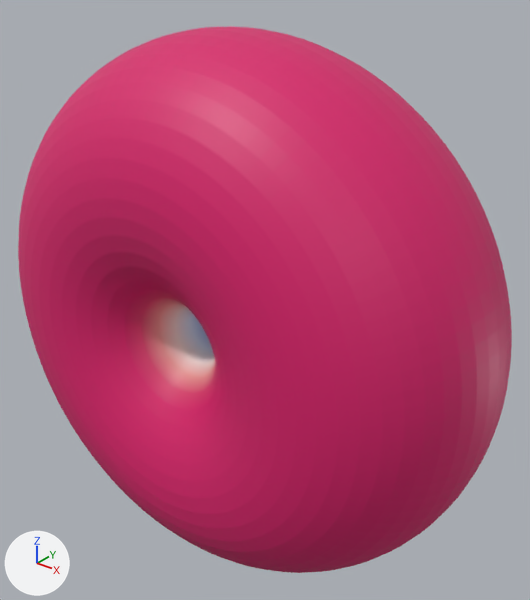
Renders of the glTF model assets/torus_grid_sweep/torus_R0_r8.glb from each side of a commit.
Rendered twice from a camera (50 mm lens) standing at (15.33, -17.68, 11.81) and looking at (0.6, 0.73, 0.4). Every picture has the same lights, and +X, +Y and +Z are marked at lower left. The first picture is the older version. Where no turn or scale is listed for an object, it has been applied to the vertices.

Names of what the first picture shows: 'geometry_0'.
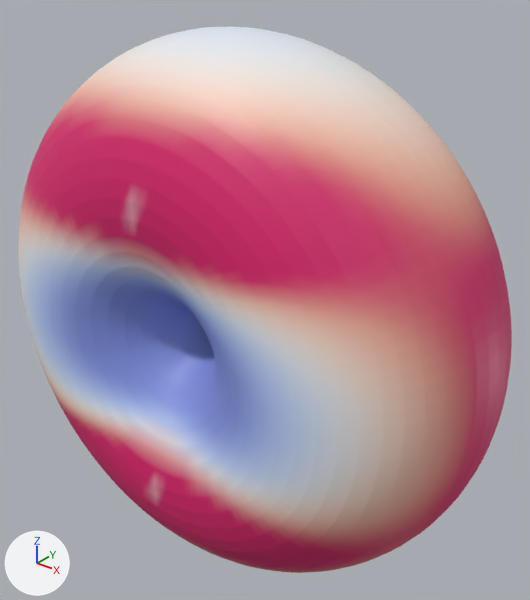
Boxes (x1, y1, x2, y2) around the edits, measured in the pictures (530 x 600 px):
part 1 of me_geometry_0, recoloured: (21, 85, 489, 573) in both
part 2 of me_geometry_0, recoloured (lighter): (33, 259, 296, 475) in both
part 3 of me_geometry_0, recoloured (pink to white): (18, 27, 416, 517) in both
part 4 of me_geometry_0, recoloured (pink to beige): (18, 63, 472, 572) in both
part 5 of me_geometry_0, recoloured: (25, 103, 495, 572) in both

The change, as a list of edits to the scene's bpy script:
```text
Change me_geometry_0:
    where me_geometry_0.from_pydata(...)  # 5000 vertices, 10000 faces; spans x -9.6..9.6, y -4.5..4.5, z -9.6..9.6
    used by ob_geometry_0; location = (0.0, 0.0, 0.0)
    me_geometry_0 part 1: 790 faces centred in x -9.1..9.1, y -4.5..4.5, z -7.7..7.7 are repainted in the vertex colours; the middle colour goes from pink #da1c6c to pink #e98f8b
    me_geometry_0 part 2: 3656 faces centred in x -5.5..5.5, y -4.5..4.0, z -2.7..2.7 are repainted in the vertex colours; the middle colour goes from pink #da9593 to blue #8394e1
    me_geometry_0 part 3: 1408 faces centred in x -7.7..7.7, y -4.5..4.5, z -9.5..9.5 are repainted in the vertex colours; the middle colour goes from pink #da1c6c to white #ebe9f0
    me_geometry_0 part 4: 1168 faces centred in x -8.9..8.9, y -4.5..4.5, z -8.5..8.5 are repainted in the vertex colours; the middle colour goes from pink #da1c6c to beige #f7cebd
    me_geometry_0 part 5: 1136 faces centred in x -9.5..9.5, y -4.5..4.5, z -7.3..7.3 are repainted in the vertex colours; the middle colour goes from pink #da1c6c to red #dd5171
```
